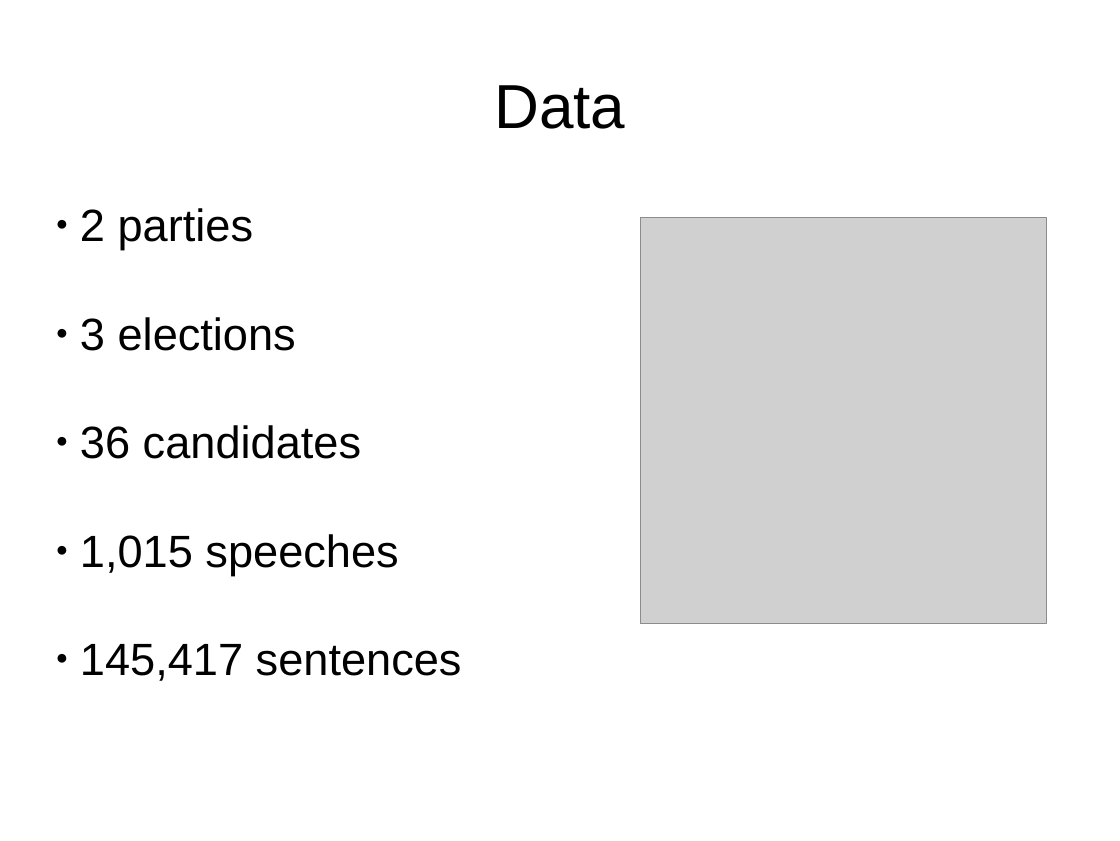
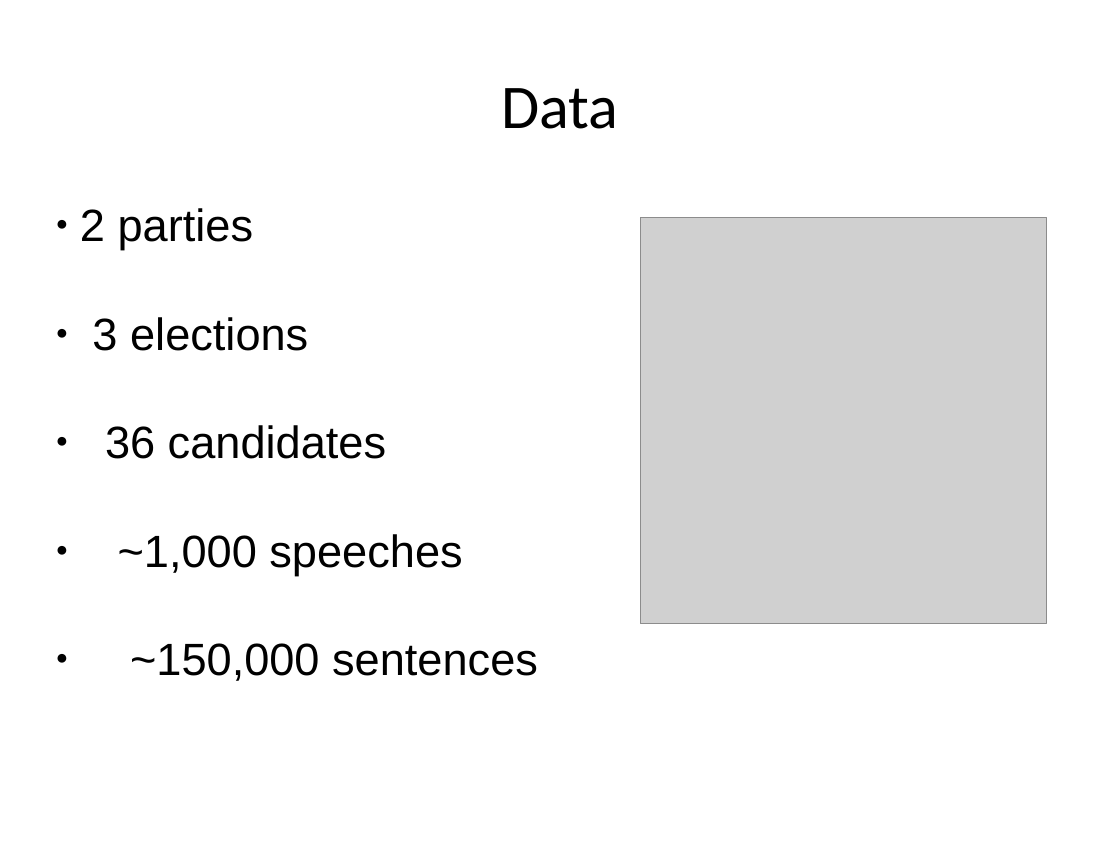
Before and after one commit to erikthiem/PartisanSpeechAnalysis, a slide deck: slide 3 of documents/presentation.odp. Drawn at 1120x841 pixels with LibreOffice and Linux fonts; fonts in the diff are those of the drawing; grey boxes stand for pictures. Boxes give left, top, right and bottom in pixels: in the first picture for what was removed or moved away, otherwise in the second. Text is boxed around its words. In the diff, an @@ line names an element or a change of style, - is before the commit and + after.

Commit message:
included training rate modification and updated powerpoint font

```diff
--- a/documents/presentation.odp
+++ b/documents/presentation.odp
@@ text "Data" at (x1=501, y1=88, x2=618, y2=129): font Arial to Calibri @@
@@ text at (x1=118, y1=534, x2=538, y2=681): text changed @@
-● 1,015 speeches
-● 145,417 sentences
+● ~1,000 speeches
+● ~150,000 sentences
```
Also in this commit, not shown: 12 other slides changed, 10 other files.
